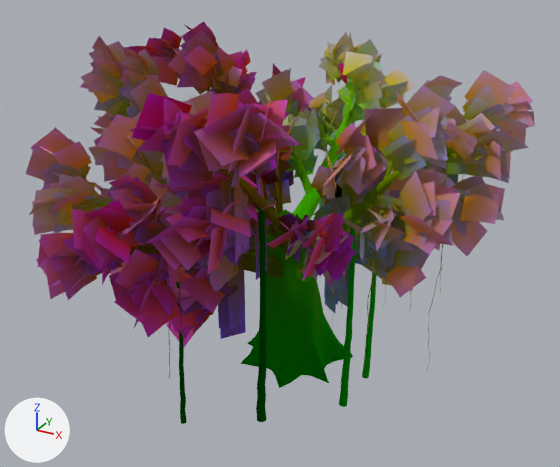
Renders of the glTF model assets/models/nature/banyan.glb from each side of a commit.
One viewpoint serves both versions: a camera (50 mm lens) standing at (10.85, -20.89, 14.94) and looking at (-0.33, -0.55, 4.77). Every picture has the same lights, and +X, +Y and +Z are marked at lower left. The picture after the commit comes second. Objects named as collision shapes, trigger or cutter boxes, shadow casters or lower levels of detail are left out. Vertices at exactly the same position are counted once.

Before the edit, the objects in view are built like this:
```python
me_banyan_bark = bpy.data.meshes.new('banyan_bark')
me_banyan_bark.from_pydata(...)  # 12587 vertices, 22675 faces; spans x -7.39..6.17, y -7.89..6.96, z -0.16..10.36
me_banyan_bark.materials.append(mat_nbark_bark_banyan)
me_banyan_leaves = bpy.data.meshes.new('banyan_leaves')
me_banyan_leaves.from_pydata(...)  # 9819 vertices, 8728 faces; spans x -8.3..7.1, y -8.9..7.9, z 2.3..11.0
me_banyan_leaves.materials.append(mat_nfol_leaf_banyan)
me_banyan_rootfringe = bpy.data.meshes.new('banyan_rootfringe')
me_banyan_rootfringe.from_pydata(...)  # 576 vertices, 512 faces; spans x -4.96..4.99, y -5.99..5.49, z 2.09..8.37
me_banyan_rootfringe.materials.append(mat_nfol_leaf_banyan)
ob_banyan_bark = bpy.data.objects.new('banyan_bark', me_banyan_bark)
ob_banyan_bark.location = (0.0, 0.0, 0.0)
ob_banyan_leaves = bpy.data.objects.new('banyan_leaves', me_banyan_leaves)
ob_banyan_leaves.location = (0.0, 0.0, 0.0)
ob_banyan_rootfringe = bpy.data.objects.new('banyan_rootfringe', me_banyan_rootfringe)
ob_banyan_rootfringe.location = (0.0, 0.0, 0.0)
```
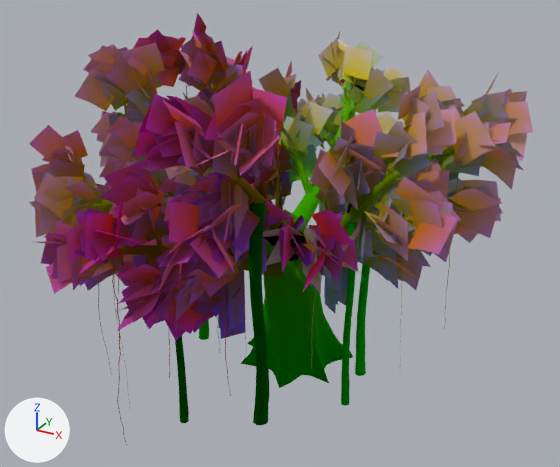
Pixel boxes (x1, y1, x2, y2) of what changed, in the pictures (560 x 467 px; the box of a moved part takes in the faces that stretch with it):
```json
{"object": "banyan_leaves", "change": "reshaped", "before": [26, 21, 535, 347], "after": [29, 13, 533, 341]}
{"object": "banyan_bark", "change": "reshaped", "before": [73, 50, 487, 424], "after": [73, 53, 462, 445], "on screen": "6% narrower"}
{"part": 1, "of": "me_banyan_bark", "change": "deleted", "before": [158, 89, 449, 359], "on screen": "mostly hidden"}
{"part": 2, "of": "me_banyan_bark", "change": "moved or reshaped", "before": [176, 120, 467, 424], "after": [76, 67, 460, 445]}
{"part": 3, "of": "me_banyan_bark", "change": "recoloured", "before": [263, 233, 356, 382], "after": [186, 93, 364, 375]}
{"part": 4, "of": "me_banyan_leaves", "change": "moved or reshaped", "before": [313, 203, 341, 217], "after": [338, 209, 345, 215], "on screen": "mostly hidden afterwards"}
{"part": 5, "of": "me_banyan_leaves", "change": "moved or reshaped", "after": [318, 266, 331, 279], "on screen": "not visible before"}
{"part": 6, "of": "me_banyan_leaves", "change": "moved or reshaped", "before": [303, 230, 313, 265], "after": [302, 229, 319, 241]}
{"part": 7, "of": "me_banyan_leaves", "change": "moved or reshaped", "before": [305, 235, 325, 280], "after": [303, 225, 320, 257]}
{"part": 8, "of": "me_banyan_leaves", "change": "moved or reshaped", "before": [359, 209, 387, 257], "after": [366, 227, 382, 242]}
{"part": 9, "of": "me_banyan_leaves", "change": "moved or reshaped", "before": [26, 21, 535, 347], "after": [29, 13, 533, 341]}
```

The change, as JSON lines over the scene's bpy script:
```json
{"block": "me_banyan_bark", "where": "# used by ob_banyan_bark; location = (0.0, 0.0, 0.0)"}
{"op": "remove", "block": "me_banyan_bark", "code": "me_banyan_bark.from_pydata(...)  # 12587 vertices, 22675 faces; spans x -7.39..6.17, y -7.89..6.96, z -0.16..10.36"}
{"op": "add", "block": "me_banyan_bark", "code": "me_banyan_bark.from_pydata(...)  # 12953 vertices, 23397 faces; spans x -7.39..6.17, y -7.89..6.96, z -0.14..10.36"}
{"block": "me_banyan_bark", "change": "me_banyan_bark part 1: 21 loose pieces with 996 vertices, spanning x -5.56..5.44, y -5.93..4.56, z -0.16..8.77, are deleted"}
{"block": "me_banyan_bark", "change": "me_banyan_bark part 2: 592 vertices moved from x -5.25..4.82, y -5.26..3.95, z -0.15..8.86 to x -6.32..3.93, y -5.48..4.6, z -0.09..9.09; 1040 vertices removed from x -6.37..5.46, y -5.23..4.53, z -0.16..9.22; 2402 vertices added at x -6.84..5.3, y -7.17..4.59, z -0.12..9.15"}
{"block": "me_banyan_bark", "change": "me_banyan_bark part 3: 326 kept faces spanning x -6.32..3.02, y -5.48..4.6, z -0.09..9.09 get new vertex colours"}
{"block": "me_banyan_bark", "change": "other edits to the shape of me_banyan_bark do not show in these pictures"}
{"block": "me_banyan_leaves", "where": "# used by ob_banyan_leaves; location = (0.0, 0.0, 0.0)"}
{"op": "remove", "block": "me_banyan_leaves", "code": "me_banyan_leaves.from_pydata(...)  # 9819 vertices, 8728 faces; spans x -8.3..7.1, y -8.9..7.9, z 2.3..11.0"}
{"op": "add", "block": "me_banyan_leaves", "code": "me_banyan_leaves.from_pydata(...)  # 9819 vertices, 8728 faces; spans x -8.7..7.2, y -8.9..8.2, z 2.9..11.3"}
{"block": "me_banyan_leaves", "change": "me_banyan_leaves part 4: the loose piece of 9 vertices spanning x 0.9..2.3, y -0.7..0.0, z 5.2..6.2 is multiplied about its middle by the matrix ((0.476, 0.548, 0.84), (-0.865, -0.247, 0.651), (0.508, -0.933, 0.321)), then moved by (0.0, 0.0, 0.1)"}
{"block": "me_banyan_leaves", "change": "me_banyan_leaves part 5: the loose piece of 9 vertices spanning x 1.4..2.7, y -3.1..-2.3, z 5.1..6.1 is multiplied about its middle by the matrix ((0.293, -0.59, 0.931), (-0.51, 0.781, 0.656), (-0.976, -0.585, -0.063)), then moved by (0.3, 0.1, -0.1)"}
{"block": "me_banyan_leaves", "change": "me_banyan_leaves part 6: the loose piece of 9 vertices spanning x 2.0..2.2, y -3.9..-2.7, z 5.3..6.4 is multiplied about its middle by the matrix ((0.72, -0.768, -0.383), (0.679, 0.816, -0.358), (0.525, -0.002, 0.989)), then moved by (0.2, 0.2, 0.0)"}
{"block": "me_banyan_leaves", "change": "me_banyan_leaves part 7: the loose piece of 9 vertices spanning x 2.0..2.8, y -4.1..-3.1, z 5.4..6.4 is multiplied about its middle by the matrix ((0.539, -0.005, -0.663), (0.123, 0.84, 0.094), (0.651, -0.155, 0.531)), then moved by (-0.2, 0.1, 0.3)"}
{"block": "me_banyan_leaves", "change": "me_banyan_leaves part 8: the loose piece of 9 vertices spanning x 2.7..3.8, y -1.8..-1.1, z 5.4..6.5 is scaled about its middle by (0.953, -0.426, 0.932), then moved by (-0.1, 0.3, 0.0)"}
{"block": "me_banyan_leaves", "change": "me_banyan_leaves part 9: 8731 of 9819 vertices moved; they spanned x -8.3..7.1, y -8.9..7.9, z 2.3..11.0 and now span x -8.7..7.2, y -8.9..8.2, z 2.9..11.3; mean shift (0.0, 0.0, 0.0); largest move (3.0, -1.9, 9.6) -> (4.6, -2.6, 8.7)"}
{"block": "me_banyan_leaves", "change": "other edits to the shape of me_banyan_leaves do not show in these pictures"}
```
